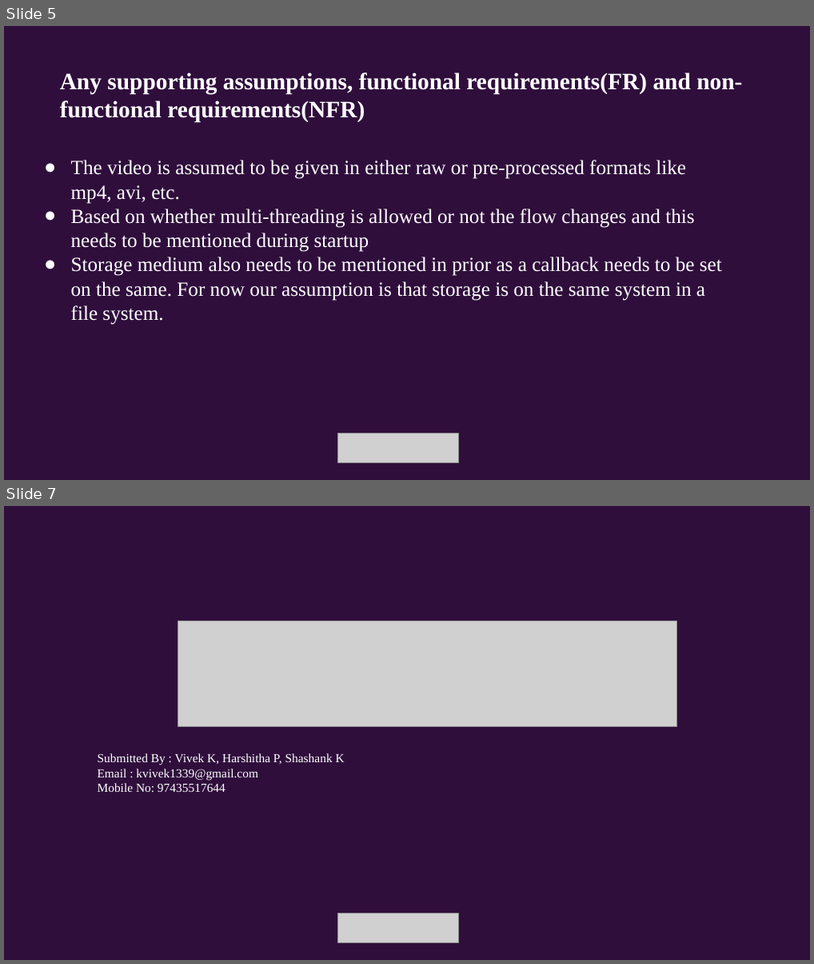
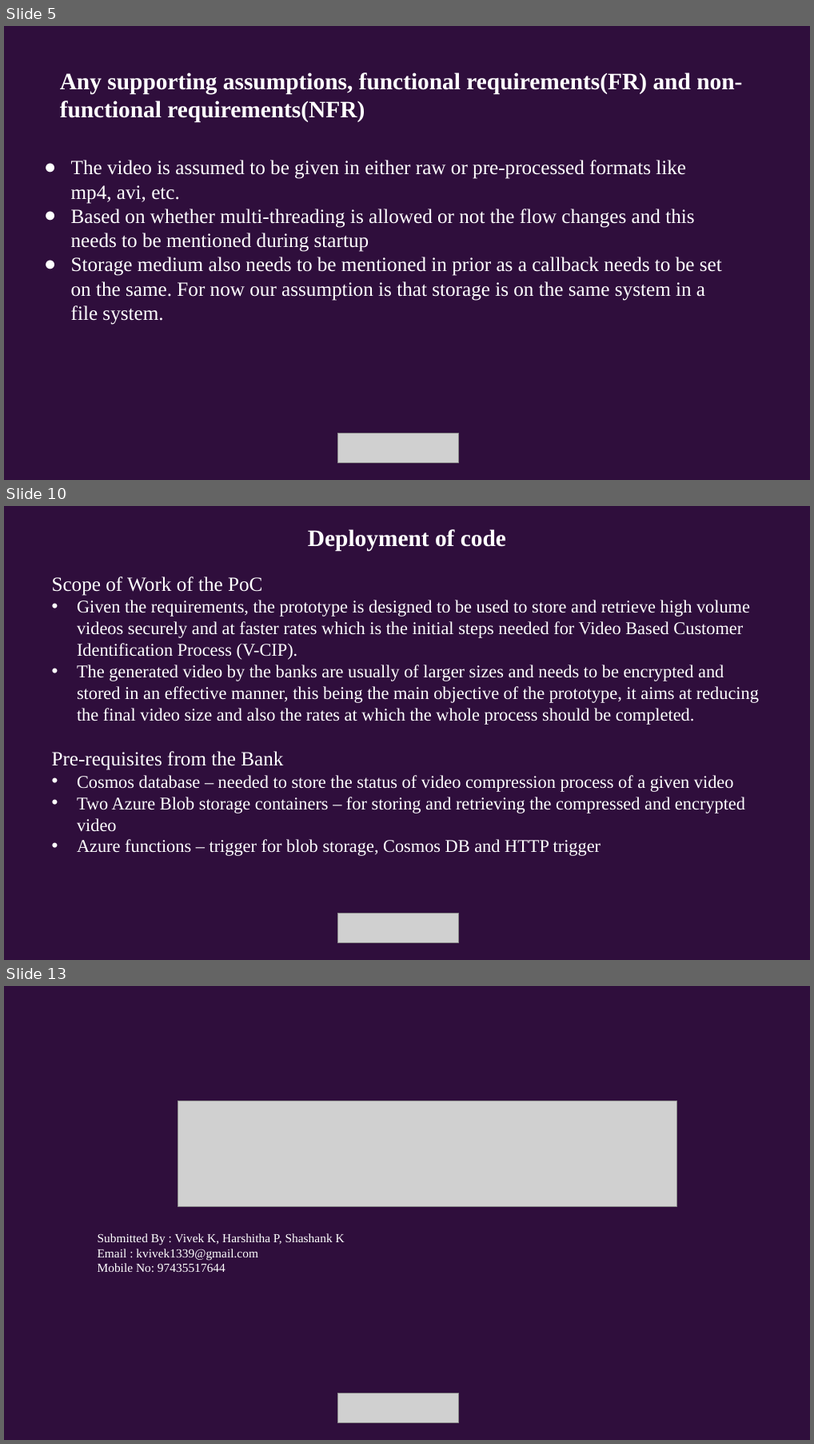
Before and after one commit to harshithaputtaswamy/video-compression, a slide deck: idea/idea_video_compression.pptx. Shown one above the other, each under a label of ours: slides 5 and 7 before the commit, slides 5, 10 and 13 after it; the slides between them are not shown. The pictures are 814x964 and 814x1444 pixels, drawn with LibreOffice and Linux fonts; fonts in the diff are those of the drawing; grey boxes stand for pictures. Boxes give left, top, right and bottom in pixels: in the first picture for what was removed or moved away, otherwise in the second. Text is boxed around its words. In the diff, an @@ line names an element or a change of style, - is before the commit and + after.

```diff
--- a/idea/idea_video_compression.pptx
+++ b/idea/idea_video_compression.pptx
@@ slide 10 added at (x1=4, y1=506, x2=810, y2=960), background #FFFFFF @@
@@ rectangle added at (x1=4, y1=506, x2=810, y2=959), fill #2F0E3C @@
@@ text added at (x1=308, y1=529, x2=506, y2=551), 21 pt, text #FFFFFF, bold @@
+Deployment of code
@@ text added at (x1=52, y1=576, x2=759, y2=856), 16 pt, text #FFFFFF @@
+Scope of Work of the PoC
+• Given the requirements, the prototype is designed to be used to store and retrieve high volume videos securely and at faster rates which is the initial steps needed for Video Based Customer Identification Process (V-CIP).
+• The generated video by the banks are usually of larger sizes and needs to be encrypted and stored in an effective manner, this being the main objective of the prototype, it aims at reducing the final video size and also the rates at which the whole process should be completed.
+Pre-requisites from the Bank
+• Cosmos database – needed to store the status of video compression process of a given video
+• Two Azure Blob storage containers – for storing and retrieving the compressed and encrypted video
+• Azure functions – trigger for blob storage, Cosmos DB and HTTP trigger
@@ picture added at (x1=338, y1=913, x2=459, y2=942) @@
@@ what was slide 7 is now slide 13 @@
```
Also in this commit, not shown: 1 slide changed, 5 other slides added.
